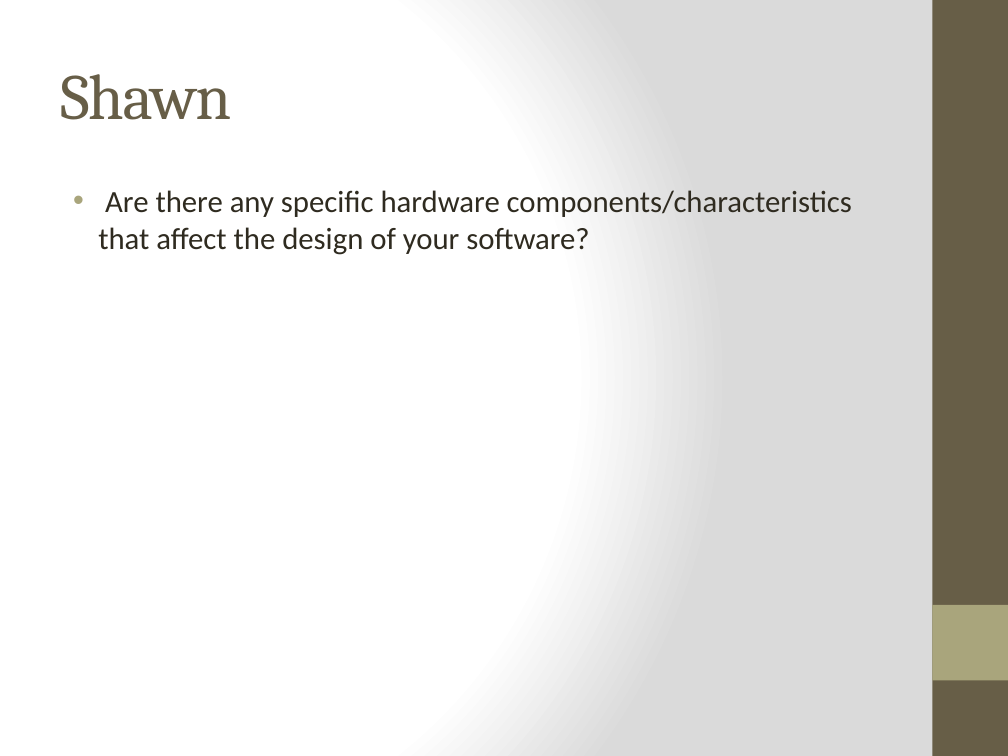
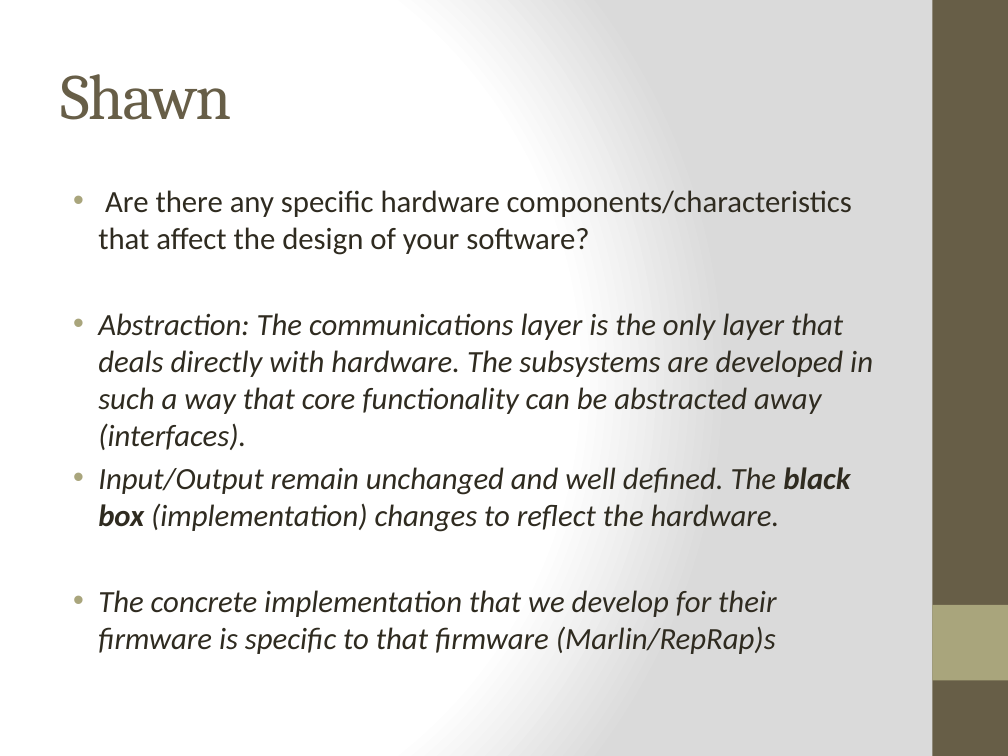
Before and after one commit to qpHalcy0n/SRDesign, a slide deck: slide 2 of Status Updates/Questions.pptx. Drawn at 1008x756 pixels with LibreOffice and Linux fonts; fonts in the diff are those of the drawing. Boxes give left, top, right and bottom in pixels: in the first picture for what was removed or moved away, otherwise in the second. Text is boxed around its words. In the diff, an @@ line names an element or a change of style, - is before the commit and + after.

Commit message:
Team Status
* Added content to my section

```diff
--- a/Status Updates/Questions.pptx
+++ b/Status Updates/Questions.pptx
@@ text at (98, 313, 873, 654): paragraphs added @@
+• Abstraction: The communications layer is the only layer that deals directly with hardware. The subsystems are developed in such a way that core functionality can be abstracted away (interfaces).
+• Input/Output remain unchanged and well defined. The black box (implementation) changes to reflect the hardware.
+• The concrete implementation that we develop for their firmware is specific to that firmware (Marlin/RepRap)s
```
